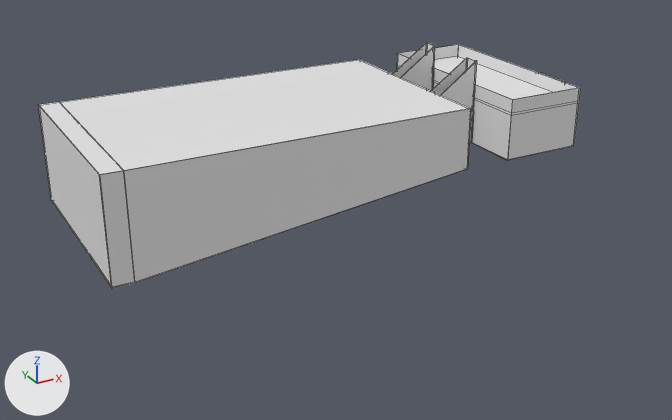
Two versions of the Blender file blender/Room5555.blend, one commit apart.
One viewpoint serves both versions: a 50 mm camera at (-83.7, -75.9, 36.9) aimed at (-35.9, 11.1, -6.6). Arrows for +X, +Y and +Z are at lower left; the lights stay in place. The older version comes first. Mesh edges are drawn as thin lines.

In view in the first picture: 'Ceiling', 'Room.001'.
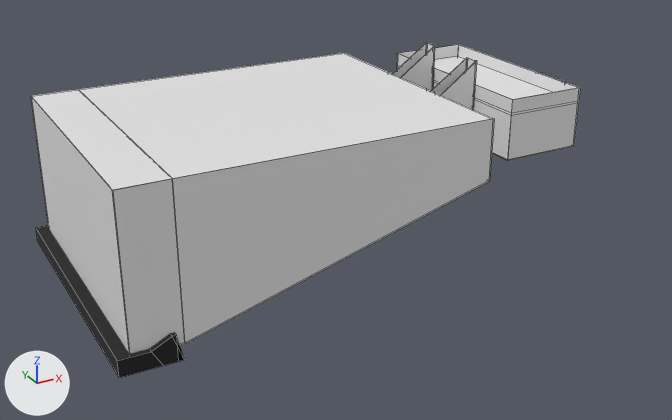
Location of each change, [x1, y1, x2, y2] in pixels of the pictures (672 x 420 px):
```json
{"object": "Room.001", "change": "reshaped", "before": [39, 42, 581, 288], "after": [31, 42, 581, 354], "on screen": "27% taller"}
{"object": "Stage", "change": "added", "after": [36, 225, 185, 378], "on screen": "black"}
{"part": 1, "of": "me_mesh_005", "change": "built on", "before": [39, 59, 471, 288], "after": [31, 53, 494, 354]}
```

Edits to the scene script, one JSON object a line:
```json
{"op": "add", "block": "mat_material_016", "code": ["mat_material_016 = principled_material('Material.016')", "mat_material_016.base_color = (0.0153, 0.0153, 0.0153)  # black #212121", "mat_material_016.roughness = 1.0"]}
{"block": "me_mesh_005", "where": "# used by ob_room_001; location = (6.32, 12.74, 0.0)"}
{"block": "me_mesh_005", "where": "# verts and faces of me_mesh_005; kept vertices keep their numbers, new ones are numbered from 190"}
{"block": "me_mesh_005", "where": "# before: 1 (-31.5, 11.6, 0.0), 11 (-31.5, -11.8, 6.8), 12 (-31.5, 11.6, 6.8), 21 (-69.3, 11.6, -4.3), 22 (-69.3, -11.8, -4.3)"}
{"block": "me_mesh_005", "where": "# before: 27 (-31.5, -11.8, 0.0), 142 (-69.3, -11.8, 6.8), 143 (-69.3, 11.6, 6.8), 156 (-31.5, 11.6, 0.0), 163 (-69.3, 11.6, -4.3)"}
{"block": "me_mesh_005", "where": "# before: 164 (-69.3, -11.8, -4.3), 169 (-31.5, -11.8, 0.0), 184 (-71.4, 11.6, -4.3), 185 (-71.4, -11.8, -4.3), 186 (-71.4, -11.8, 6.8)"}
{"block": "me_mesh_005", "where": "# before: 187 (-71.4, 11.6, 6.8), 188 (-71.4, 11.6, -4.3), 189 (-71.4, -11.8, -4.3)"}
{"op": "remove", "block": "me_mesh_005", "code": "me_mesh_005.from_pydata(...)  # 190 vertices, 115 faces; spans x -71.4..-9.6, y -11.8..11.6, z -4.3..9.8"}
{"op": "add", "block": "me_mesh_005", "code": "me_mesh_005.from_pydata(...)  # 190 vertices, 117 faces; spans x -71.4..-9.6, y -15.8..15.5, z -9.7..9.8"}
{"block": "me_mesh_005", "change": "me_mesh_005 part 1"}
{"op": "add", "block": "me_mesh_005", "code": "for i in [1, 12, 187]: verts[i] += (0.0, 3.9, 0.0)"}
{"op": "add", "block": "me_mesh_005", "code": "for i in [11, 27, 186]: verts[i] += (0.0, -4.0, 0.0)"}
{"op": "add", "block": "me_mesh_005", "code": "verts[21] = (-66.2, 15.5, -9.7)  # moved"}
{"op": "add", "block": "me_mesh_005", "code": "verts[22] = (-66.2, -15.8, -9.7)  # moved"}
{"op": "add", "block": "me_mesh_005", "code": "verts[142] = (-66.2, -15.8, 6.8)  # moved"}
{"op": "add", "block": "me_mesh_005", "code": "verts[143] = (-66.2, 15.5, 6.8)  # moved"}
{"op": "add", "block": "me_mesh_005", "code": "verts[163] = (-66.2, 11.6, -9.7)  # moved"}
{"op": "add", "block": "me_mesh_005", "code": "verts[164] = (-66.2, -11.8, -9.7)  # moved"}
{"op": "add", "block": "me_mesh_005", "code": "verts[184] = (-71.4, 15.5, -9.7)  # moved"}
{"op": "add", "block": "me_mesh_005", "code": "verts[185] = (-71.4, -15.8, -9.7)  # moved"}
{"op": "add", "block": "me_mesh_005", "code": "verts[188] = (-71.4, 11.6, -9.7)  # moved"}
{"op": "add", "block": "me_mesh_005", "code": "verts[189] = (-71.4, -11.8, -9.7)  # moved"}
{"op": "add", "block": "me_mesh_005", "code": "faces += [(1, 21, 163, 156), (22, 27, 169, 164)]  # mat_material_003 (white #e7e7e7)"}
{"op": "add", "block": "me_cube_006", "code": ["me_cube_006 = bpy.data.meshes.new('Cube.006')", "me_cube_006.from_pydata([(-6.0, -16.4, -1.0), (-6.0, -16.4, 0.8), (-6.0, 16.4, -1.0), (-6.0, 16.4, 0.8), (-0.4, -16.4, -1.0), (-0.4, -16.4, 1.8), (-0.4, 16.4, -1.0), (-0.4, 16.4, 1.8), (-1.8, 16.4, -1.0), (-2.9, 16.4, 0.8), (-1.8, -16.4, -1.0), (-2.9, -16.4, 0.8), (-0.8, 16.4, 1.8), (0.2, -16.4, -1.0), (0.2, 16.4, -1.0), (-0.8, -16.4, 1.8)], [], [(0, 1, 3, 2), (14, 12, 7, 6), (6, 7, 5, 4), (10, 11, 1, 0), (14, 6, 4, 13), (9, 3, 1, 11), (12, 9, 11, 15), (2, 8, 10, 0), (13, 15, 11, 10), (2, 3, 9, 8), (4, 5, 15, 13), (7, 12, 15, 5), (8, 14, 13, 10), (8, 9, 12, 14)])", "me_cube_006.materials.append(mat_material_016)  # black #212121"]}
{"op": "add", "block": "ob_stage", "code": ["ob_stage = bpy.data.objects.new('Stage', me_cube_006)", "ob_stage.location = (-60.47, 12.62, -10.09)"]}
```
